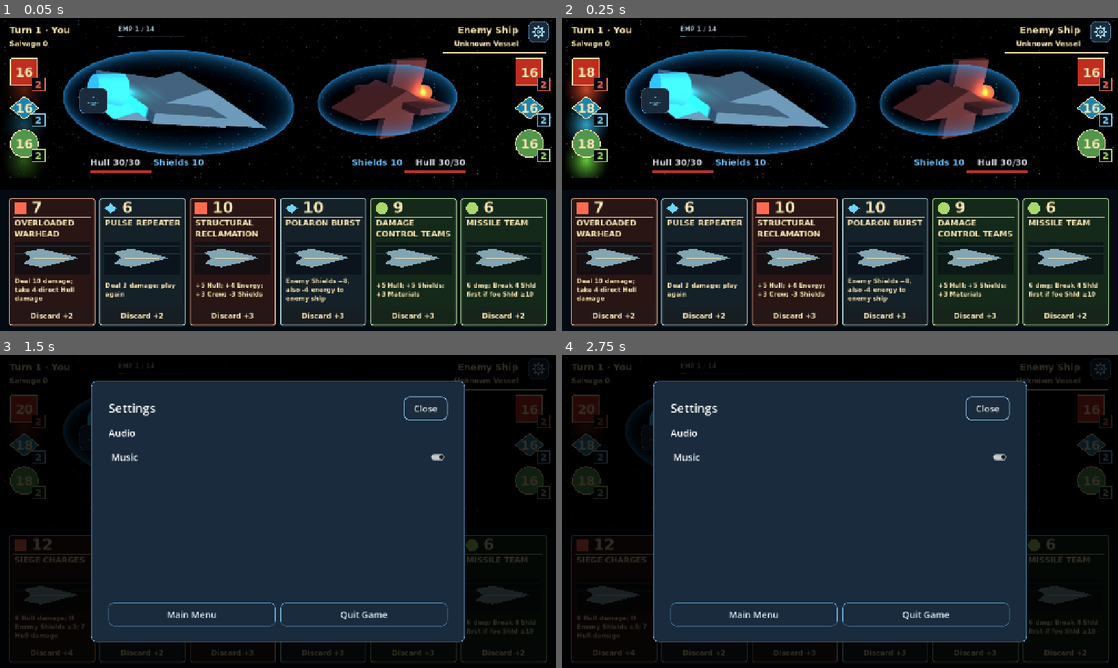
Above: before the commit, frames 1-4 (two rows, left to right).
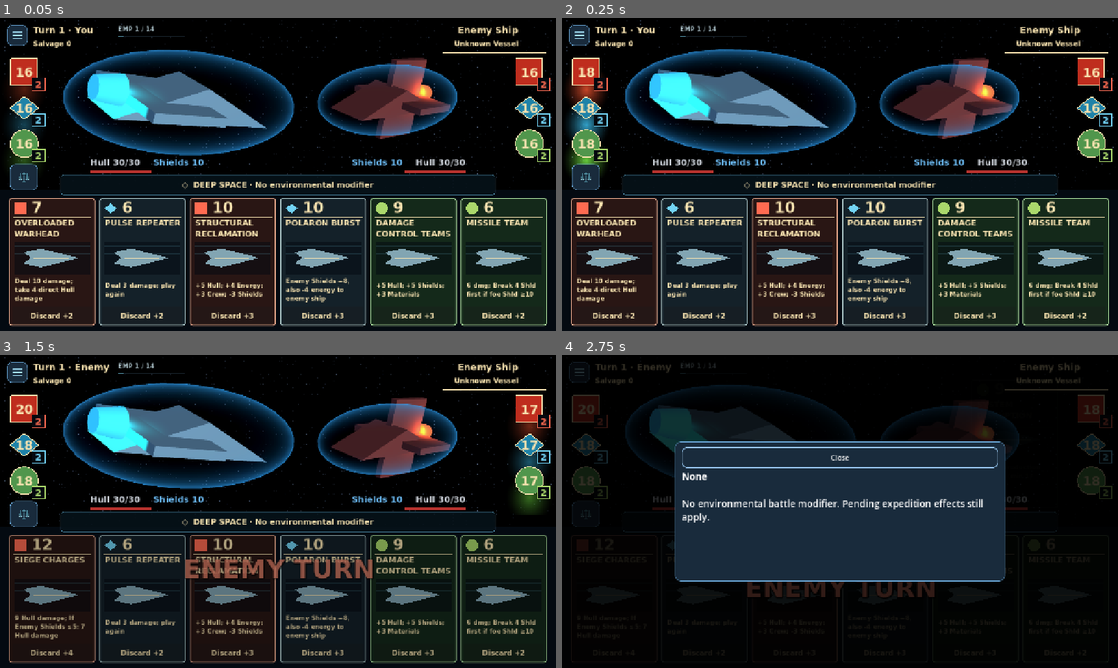
Above: after the commit, the same moments.

Repository: RPGMaster2000/arcospace
Game: Godot game, scene res://scenes/board_3d.tscn
Same seed, same stepped clock (60 frames per second), same inputs: the game is played once before the commit and once after it. This scene is started directly instead of the project's main scene. Sound files missing from this copy of the repository are replaced by a short silence.
Inputs (mouse positions are in pixels of both pictures, inside the frame that each line leads up to):
- Up to frame 1 (0.05 s): no input
- Up to frame 2 (0.25 s): no input
- Up to frame 3 (1.5 s): click "Discard +2" at 0.5 s; click (539, 367) at 1.27 s
- Up to frame 4 (2.75 s): click (840, 520) at 2 s, where only the run after the commit has a clickable "◇ DEEP SPACE · No environment…"

The runs differ from the first frame. In frame 1, 2.5% of the frame differs, in the area x 1-99%, y 1-57%; in frame 2, 2.5%; in frame 3, 62%, in the area x 0-100%, y 0-99%; in frame 4, 31%.

Commit message:
Refine battle HUD navigation, allocation placement and live modifier strip
Add a compact Battle Menu using existing Settings and icon information, relocate Power Allocation below resources, and display live modifier state above the unchanged six-card hand. Keep presentation in reusable UI components and cover responsive layout, touch navigation and existing combat integration.

Diff:
--- a/scenes/modifier_display.tscn
+++ b/scenes/modifier_display.tscn
@@ -1,6 +1,8 @@
 [gd_scene format=3 uid="uid://djljnnn4by8k0"]
 
 [ext_resource type="Script" uid="uid://c18qsjcgmq467" path="res://scripts/modifier_display.gd" id="1"]
+
+[ext_resource type="Script" path="res://scripts/ui/battle_modifier_panel.gd" id="PanelScript"]
 
 [node name="ModifierDisplay" type="Control" unique_id=1869701269]
 layout_mode = 3
@@ -12,7 +14,7 @@
 mouse_filter = 2
 script = ExtResource("1")
 
-[node name="Meter" type="Control" parent="." unique_id=19566026]
+[node name="Meter" type="Button" parent="." unique_id=19566026]
 layout_mode = 1
 anchors_preset = 5
 anchor_left = 0.5
@@ -24,12 +26,15 @@
 grow_horizontal = 2
 mouse_filter = 2
 
+script = ExtResource("PanelScript")
+
 [node name="Text" type="Label" parent="Meter" unique_id=506999003]
 layout_mode = 0
 offset_right = 680.0
 offset_bottom = 29.0
 theme_override_font_sizes/font_size = 19
 horizontal_alignment = 1
+vertical_alignment = 1
 
 [node name="Progress" type="ProgressBar" parent="Meter" unique_id=1661344888]
 visible = false
--- a/scripts/board.gd
+++ b/scripts/board.gd
@@ -180,16 +180,11 @@
 # Initialize ship stats and expedition overrides before dealing hands and starting turn income.
 func _ready() -> void:
 	get_node("/root/Music").play_battle()
-	settings_button = preload("res://scripts/ui/settings_button.gd").new()
+	settings_button = preload("res://scripts/ui/battle_menu.gd").new()
 	settings_button.z_index = 110  # Keep settings accessible above the result screen's shade.
 	add_child(settings_button)
 	settings_button.main_menu_requested.connect(_return_to_setup)
-	settings_button.set_anchors_and_offsets_preset(Control.PRESET_TOP_RIGHT)
-	settings_button.offset_left = -64
-	settings_button.offset_right = -16
-	settings_button.offset_top = 8
-	settings_button.offset_bottom = 56
-	# Reserve one gear-width beside the enemy heading; keep its text box width intact.
+	# Preserve the existing enemy heading placement after moving Settings access.
 	$ModeLabel.offset_left -= 64
 	$ModeLabel.offset_right -= 64
 	repair_preview = preload("res://scripts/ui/repair_preview.gd").new()
@@ -799,10 +794,7 @@
 func _fit_allocation_button() -> void:
 	if not is_instance_valid(allocation_button):
 		return
-	# 2D fallback uses the ship presentation center; 3D boards override this projection.
-	allocation_button.position = (
-		$PlayerShip.position + Vector2(-150, 0) - allocation_button.size * 0.5
-	)
+	preload("res://scripts/ui/battle_layout.gd").fit(self, settings_button, allocation_button)
 
 
 func _setup_allocation() -> void:
--- a/scripts/board_3d.gd
+++ b/scripts/board_3d.gd
@@ -152,34 +152,3 @@
 	$FTLPanel.position.x = clampf($FTLPanel.position.x, 16, size.x - $FTLPanel.size.x - 16)
 	_fit_jump_button()
 	_fit_allocation_button()
-
-
-## TUNE: Ship-relative offset as fractions of the battle presentation height, not engine coordinates.
-@export var allocation_presentation_offset: Vector2 = Vector2(-0.56, 0.02)
-
-
-func _fit_allocation_button() -> void:
-	if not is_instance_valid(allocation_button) or not battle_camera:
-		return
-	var area: Control = $BattleView
-	var viewport: SubViewport = $BattleView/Viewport
-	var player: Node3D = $BattleView/Viewport/Battlefield/PlayerShip
-	var center: Vector2 = (
-		area.position
-		+ (
-			battle_camera.unproject_position(player.global_position)
-			* area.size
-			/ Vector2(viewport.size)
-		)
-	)
-	var location: Vector2 = (
-		center + allocation_presentation_offset * area.size.y - allocation_button.size * 0.5
-	)
-	# Keep the resource column, top HUD, Hull/Shields and hand accessible.
-	location.x = clampf(location.x, 136, size.x - allocation_button.size.x - 16)
-	location.y = clampf(
-		location.y,
-		80,
-		minf($PlayerHullLabel.position.y - allocation_button.size.y - 12, size.y - 340)
-	)
-	allocation_button.position = location
--- a/scripts/modifier_display.gd
+++ b/scripts/modifier_display.gd
@@ -5,10 +5,12 @@
 var flash_tween: Tween
 
 
+func fit_panel(board_size: Vector2, safe_inset: float = 0, hand_top: float = 414) -> void:
+	$Meter.fit_panel(board_size, safe_inset, hand_top)
+
+
 func refresh(modifier: Node, round_number: int) -> void:
-	$Meter.visible = modifier.kind != 0
-	$Meter/Text.text = modifier.status_text(round_number)
-	$Meter/Progress.value = modifier.meter_value(round_number)
+	$Meter.refresh(modifier, round_number)
 
 
 func announce(message: String) -> void:
--- /dev/null
+++ b/scripts/ui/battle_layout.gd
@@ -0,0 +1,49 @@
+extends RefCounted
+# RESPONSIBILITY: Fit battle utility controls; never move ships, cards or combat status bars.
+const BUTTON_SIZE = Vector2(64, 48)
+
+
+static func safe_insets(view: Control) -> Vector4:
+	if not OS.has_feature("android") and not OS.has_feature("ios"):
+		return Vector4.ZERO
+	return scaled_insets(
+		DisplayServer.get_display_safe_area(), DisplayServer.window_get_size(), view.size
+	)
+
+
+static func scaled_insets(safe: Rect2i, window: Vector2i, logical: Vector2) -> Vector4:
+	if safe.size.x <= 0 or safe.size.y <= 0 or window.x <= 0 or window.y <= 0:
+		return Vector4.ZERO
+	var factor := logical / Vector2(window)
+	return Vector4(
+		maxi(0, safe.position.x) * factor.x,
+		maxi(0, safe.position.y) * factor.y,
+		maxi(0, window.x - safe.end.x) * factor.x,
+		maxi(0, window.y - safe.end.y) * factor.y
+	)
+
+
+static func fit(view: Control, menu: Button, allocation: Button) -> void:
+	var inset := safe_insets(view)
+	menu.position = Vector2(16 + inset.x, 16 + inset.y)
+	menu.size = Vector2(48, 48)
+	for path in ["TurnLabel", "SalvageLabel"]:
+		view.get_node(path).position.x = menu.position.x + menu.size.x + 12
+		view.get_node(path).position.y = (15 if path == "TurnLabel" else 50) + inset.y
+	for index in range(1, 4):
+		view.get_node("PlayerResource%d" % index).position.x = 23 + inset.x
+		view.get_node("PlayerResource%d" % index).position.y = 92 + (index - 1) * 82 + inset.y
+		view.get_node("EnemyResource%d" % index).position.x = view.size.x - 94 - inset.z
+	allocation.size = BUTTON_SIZE
+	var resources: Control = view.get_node("PlayerResource3")
+	allocation.position = Vector2(resources.position.x, resources.position.y + resources.size.y + 8)
+	# The optional 2D fallback has a visible action log in the newly occupied strip.
+	# Its 3D counterpart is already hidden; leave that presentation unchanged.
+	var action_log: Control = view.get_node("LastActionLabel")
+	if action_log.visible:
+		action_log.position = Vector2(140 + inset.x, 76 + inset.y)
+		action_log.size.x = view.size.x - 280 - inset.x - inset.z
+	var modifier: Control = view.get_node("ModifierDisplay")
+	modifier.fit_panel(
+		view.size, maxf(inset.x, inset.z), view.get_node(view.card_slots[0]).position.y
+	)
--- /dev/null
+++ b/scripts/ui/battle_menu.gd
@@ -0,0 +1,96 @@
+extends Button
+# RESPONSIBILITY: Battle utility navigation. Settings retains audio, pause and exit ownership.
+signal main_menu_requested
+const Style = preload("res://scripts/ui/encounter_presentation.gd")
+@export var menu_width: float = 300.0
+## TUNE: Open toward the viewscreen so the resource column stays readable.
+@export var popup_indent: float = 124.0
+var menu: CanvasLayer
+var popup: ColorRect
+var panel: PanelContainer
+var settings_option: Button
+var info_option: Button
+var close_button: Button
+var information: CanvasLayer
+
+
+func _ready() -> void:
+	name = "BattleMenu"
+	process_mode = Node.PROCESS_MODE_ALWAYS
+	custom_minimum_size = Vector2(48, 48)
+	tooltip_text = "Battle Menu"
+	Style.action(self)
+	menu = preload("res://scripts/ui/settings_menu.gd").new()
+	add_child(menu)
+	menu.main_menu_requested.connect(func(): main_menu_requested.emit())
+	information = preload("res://scripts/ui/info_overlay.gd").new()
+	add_child(information)
+	var navigation := CanvasLayer.new()
+	navigation.layer = 210
+	add_child(navigation)
+	popup = ColorRect.new()
+	popup.color = Color(0, 0, 0, 0.25)
+	popup.set_anchors_and_offsets_preset(Control.PRESET_FULL_RECT)
+	navigation.add_child(popup)
+	popup.gui_input.connect(
+		func(event):
+			if (
+				(
+					event is InputEventMouseButton
+					and event.button_index == MOUSE_BUTTON_LEFT
+					and event.pressed
+				)
+				or (event is InputEventScreenTouch and event.pressed)
+			):
+				dismiss()
+	)
+	panel = PanelContainer.new()
+	panel.mouse_filter = Control.MOUSE_FILTER_STOP
+	panel.add_theme_stylebox_override("panel", Style.style(Style.COLORS.special))
+	popup.add_child(panel)
+	var column := VBoxContainer.new()
+	column.add_theme_constant_override("separation", 8)
+	panel.add_child(column)
+	settings_option = _entry(column, "Settings", menu.present)
+	info_option = _entry(column, "Game Information", information.show_legend)
+	close_button = _entry(column, "Close", func(): pass)
+	pressed.connect(
+		func():
+			panel.position = global_position + Vector2(popup_indent, size.y + 8)
+			panel.size.x = menu_width
+			popup.show()
+			settings_option.grab_focus()
+	)
+	popup.hide()
+
+
+func dismiss() -> void:
+	popup.hide()
+	grab_focus()
+
+
+func _input(event: InputEvent) -> void:
+	if popup.visible and event.is_action_pressed("ui_cancel"):
+		dismiss()
+		get_viewport().set_input_as_handled()
+
+
+func _entry(column: VBoxContainer, caption: String, action: Callable) -> Button:
+	var button := Button.new()
+	button.text = caption
+	button.custom_minimum_size = Vector2(menu_width, 56)
+	button.add_theme_font_size_override("font_size", 21)
+	Style.action(button)
+	column.add_child(button)
+	button.pressed.connect(
+		func():
+			dismiss()
+			action.call()
+	)
+	return button
+
+
+func _draw() -> void:
+	var center := size * 0.5
+	for y in [-7, 0, 7]:
+		draw_line(center + Vector2(-10, y), center + Vector2(10, y), Color("a9e7ff"), 3, true)
--- /dev/null
+++ b/scripts/ui/battle_modifier_panel.gd
@@ -0,0 +1,90 @@
+extends Button
+# RESPONSIBILITY: Present live modifier facts and the existing full rules. No timer or combat state.
+## TUNE: Compact two-line strip above the hand, with the existing HUD font scale.
+@export var panel_max_width: float = 1000.0
+@export var panel_height: float = 48.0
+@export var panel_font_size: int = 18
+@export var panel_side_padding: float = 140.0
+var details: CanvasLayer
+var current_rules: String = ""
+
+
+func _ready() -> void:
+	self.mouse_filter = Control.MOUSE_FILTER_STOP
+	$Text.mouse_filter = Control.MOUSE_FILTER_IGNORE
+	$Text.autowrap_mode = TextServer.AUTOWRAP_WORD_SMART
+	$Text.add_theme_font_size_override("font_size", panel_font_size)
+	var background := StyleBoxFlat.new()
+	background.bg_color = Color(0.025, 0.07, 0.10, 0.88)
+	background.border_color = Color(0.35, 0.62, 0.75, 0.55)
+	background.set_border_width_all(1)
+	background.set_corner_radius_all(6)
+	for state in ["normal", "hover", "pressed", "focus"]:
+		self.add_theme_stylebox_override(state, background)
+	self.pressed.connect(show_details)
+	details = preload("res://scripts/ui/info_overlay.gd").new()
+	add_child(details)
+
+
+func fit_panel(board_size: Vector2, safe_inset: float = 0, hand_top: float = 414) -> void:
+	var width: float = minf(panel_max_width, board_size.x - 2 * (panel_side_padding + safe_inset))
+	self.set_anchors_preset(Control.PRESET_TOP_LEFT)
+	self.position = Vector2((board_size.x - width) * 0.5, hand_top - panel_height - 6)
+	self.size = Vector2(width, panel_height)
+	$Text.position = Vector2(10, 2)
+	$Text.size = Vector2(width - 20, panel_height - 4)
+
+
+func refresh(modifier: Node, round_number: int) -> void:
+	self.visible = true
+	$Text.text = compact_status(modifier, round_number)
+	self.tooltip_text = "Battle modifier · Tap for full rules"
+	current_rules = (
+		"[b]%s[/b]\n\n%s" % [modifier.NAMES[modifier.kind], modifier.description(modifier.kind)]
+	)
+	$Progress.value = modifier.meter_value(round_number)
+
+
+static func compact_status(modifier: Node, round_number: int) -> String:
+	var name: String = modifier.NAMES[modifier.kind].to_upper()
+	var remaining: int = maxi(0, modifier.ends_round - round_number)
+	var wait_rounds: int = maxi(0, modifier.next_round - round_number)
+	match modifier.kind:
+		0:
+			return "◇  DEEP SPACE · No environmental modifier"
+		1:
+			return "◆  %s · Asteroid impact in %d rounds" % [name, wait_rounds]
+		2:
+			return (
+				(
+					"ϟ  %s · Energy effects %s · %d rounds left"
+					% [name, "doubled" if modifier.ion_factor == 2.0 else "halved", remaining]
+				)
+				if modifier.active
+				else "ϟ  %s · Next storm in %d rounds" % [name, wait_rounds]
+			)
+		3:
+			return (
+				("☀  %s · Shields disabled · %d rounds left" % [name, remaining])
+				if modifier.active
+				else "☀  %s · Shields online · Flare in %d rounds" % [name, wait_rounds]
+			)
+		4:
+			return "◇  %s · Targeting accuracy: %d%%" % [name, 100 - modifier.miss_rate]
+		5:
+			return (
+				"◈  %s · Uncommon card chance %s"
+				% [
+					name,
+					(
+						"doubled"
+						if modifier.TEMPORAL_DROP_MULTIPLIER == 2.0
+						else "multiplied by %.0f" % modifier.TEMPORAL_DROP_MULTIPLIER
+					)
+				]
+			)
+	return ""
+
+
+func show_details() -> void:
+	details.show_text(current_rules)
--- a/scripts/ui/power_allocation_popup.gd
+++ b/scripts/ui/power_allocation_popup.gd
@@ -34,6 +34,7 @@
 	)
 	var center = CenterContainer.new()
 	center.set_anchors_and_offsets_preset(Control.PRESET_FULL_RECT)
+	center.offset_bottom = -320
 	center.mouse_filter = Control.MOUSE_FILTER_IGNORE
 	shade.add_child(center)
 	panel = PanelContainer.new()
@@ -49,7 +50,7 @@
 	title.add_theme_font_size_override("font_size", 26)
 	column.add_child(title)
 	var grid = GridContainer.new()
-	grid.columns = 2
+	grid.columns = 4
 	grid.add_theme_constant_override("h_separation", 12)
 	grid.add_theme_constant_override("v_separation", 12)
 	column.add_child(grid)
--- a/tests/battle_hud_test.gd
+++ b/tests/battle_hud_test.gd
@@ -40,6 +40,13 @@
 			root.size = dimensions
 			await process_frame
 			board._fit_board_lines()
+			if scene == "board":
+				check(
+					not board.get_node("LastActionLabel").get_global_rect().intersects(
+						board.get_node("ModifierDisplay/Meter").get_global_rect()
+					),
+					"2D fallback action log clears modifier strip"
+				)
 			var first: Control = board.get_node(board.card_slots[0])
 			var last: Control = board.get_node(board.card_slots[-1])
 			check(
--- /dev/null
+++ b/tests/battle_layout_test.gd
@@ -0,0 +1,217 @@
+extends SceneTree
+# Integration contract: navigation, authoritative modifier facts and unobstructed battle geometry.
+var failures: int = 0
+var checks: int = 0
+
+
+func _initialize() -> void:
+	call_deferred("run")
+
+
+func check(ok: bool, message: String) -> void:
+	checks += 1
+	if not ok:
+		failures += 1
+		push_error(message)
+
+
+func settle() -> void:
+	for frame in range(6):
+		await process_frame
+
+
+func activate(control: Control, touch: bool = false) -> void:
+	for pressed in [true, false]:
+		var event: InputEvent
+		if touch:
+			event = InputEventScreenTouch.new()
+		else:
+			event = InputEventMouseButton.new()
+			event.button_index = MOUSE_BUTTON_LEFT
+		event.position = control.get_global_rect().get_center()
+		event.pressed = pressed
+		root.push_input(event, true)
+		await process_frame
+	await settle()
+
+
+func capture(caption: String) -> void:
+	if DisplayServer.get_name() == "headless":
+		return
+	await RenderingServer.frame_post_draw
+	DirAccess.make_dir_recursive_absolute("res://.godot/testlogs")
+	root.get_texture().get_image().save_png(
+		"res://.godot/testlogs/battle-layout-" + caption + ".png"
+	)
+
+
+func run() -> void:
+	var insets: Vector4 = preload("res://scripts/ui/battle_layout.gd").scaled_insets(
+		Rect2i(90, 20, 2160, 1040), Vector2i(2340, 1080), Vector2(1560, 720)
+	)
+	check(
+		insets.is_equal_approx(Vector4(60, 40.0 / 3.0, 60, 40.0 / 3.0)),
+		"Android cutout insets convert to logical HUD coordinates"
+	)
+	for dimensions in [Vector2i(1280, 720), Vector2i(1560, 720), Vector2i(1680, 720)]:
+		root.size = dimensions
+		var board = load("res://scenes/board_3d.tscn").instantiate()
+		root.add_child(board)
+		board.enemy_timer.stop()
+		await settle()
+		board._fit_board_lines()
+		await settle()
+		var menu = board.settings_button
+		var panel: Control = board.get_node("ModifierDisplay/Meter")
+		var hand: Control = board.get_node(board.card_slots[0])
+		var crew: Control = board.get_node("PlayerResource3")
+		check(
+			menu.get_global_rect().end.x < board.get_node("TurnLabel").position.x,
+			"Menu sits to left of player information"
+		)
+		check(
+			board.allocation_button.position.y >= crew.position.y + crew.size.y,
+			"Allocation sits below Crew"
+		)
+		check(board.allocation_button.size.y >= 48 and menu.size.y >= 48, "Touch-friendly access")
+		check(panel.get_global_rect().end.y < hand.position.y, "Modifier clears card hand")
+		for path in [
+			"PlayerHullBar",
+			"EnemyHullBar",
+			"PlayerHullLabel",
+			"EnemyHullLabel",
+			"PlayerShieldsLabel",
+			"EnemyShieldsLabel"
+		]:
+			check(
+				not panel.get_global_rect().intersects(board.get_node(path).get_global_rect()),
+				"Modifier clears " + path
+			)
+		var poses: Array = []
+		for path in board.card_slots:
+			var card: Control = board.get_node(path)
+			poses.append([card.position, card.size, card.scale])
+			check(
+				card.size == Vector2(198, 294) and card.scale == Vector2.ONE,
+				"Six original readable cards"
+			)
+		await activate(menu, dimensions.x == 1560)
+		check(menu.popup.visible, "Battle Menu opens")
+		for index in range(1, 4):
+			check(
+				not menu.panel.get_global_rect().intersects(
+					board.get_node("PlayerResource%d" % index).get_global_rect()
+				),
+				"Open navigation clears resources"
+			)
+		await capture("menu-%d" % dimensions.x)
+		await activate(menu.close_button)
+		check(not menu.popup.visible, "Close dismisses Battle Menu")
+		await activate(menu)
+		await activate(menu.settings_option)
+		check(
+			not menu.popup.visible and menu.menu.shade.visible and paused,
+			"Settings option closes navigation and opens existing settings"
+		)
+		menu.menu.dismiss()
+		check(not paused, "Settings releases its pause")
+		await activate(menu)
+		await activate(menu.info_option)
+		check(
+			not menu.popup.visible and menu.information.shade.visible,
+			"Existing legend opens from Game Information"
+		)
+		menu.information.dismiss()
+		await activate(menu)
+		for pressed in [true, false]:
+			var outside := InputEventMouseButton.new()
+			outside.button_index = MOUSE_BUTTON_LEFT
+			outside.position = Vector2(board.size.x - 12, 200)
+			outside.pressed = pressed
+			root.push_input(outside, true)
+			await process_frame
+		await settle()
+		check(not menu.popup.visible, "Outside tap dismisses navigation")
+		await activate(board.allocation_button, true)
+		check(board.allocation_popup.shade.visible, "Relocated allocation opens")
+		check(
+			board.allocation_popup.panel.get_global_rect().end.y < hand.position.y,
+			"Allocation choices clear cards"
+		)
+		await capture("allocation-%d" % dimensions.x)
+		await activate(board.allocation_popup.choices[1], true)
+		check(
+			board.hand.allocation_mode == "offense" and not board.allocation_popup.shade.visible,
+			"Existing allocation selection works"
+		)
+		var display = board.get_node("ModifierDisplay")
+		for kind in range(6):
+			board.modifier.configure(kind)
+			board.modifier.next_round = 7
+			board.modifier.ends_round = 8
+			board.modifier.miss_rate = 30
+			var rng_state: int = board.modifier.rng.state
+			var before: Dictionary = board._both_states()
+			display.refresh(board.modifier, 4)
+			var text: String = display.get_node("Meter/Text").text
+			if kind in [1, 2, 3]:
+				check(text.contains("3 rounds"), "Inactive countdown reads actual state")
+				display.refresh(board.modifier, 5)
+				check(
+					display.get_node("Meter/Text").text.contains("2 rounds"),
+					"Countdown advances with round"
+				)
+			else:
+				check(not text.contains("rounds"), "Permanent modifier has no countdown")
+			if kind == 4:
+				check(text.contains("Targeting accuracy: 70%"), "Nebula displays hit probability")
+			if kind == 5:
+				check(
+					text.contains("Uncommon card chance doubled"),
+					"Rift displays actual draw multiplier"
+				)
+			if kind in [2, 3]:
+				board.modifier.active = true
+				board.modifier.ion_factor = 2.0
+				display.refresh(board.modifier, 6)
+				check(
+					display.get_node("Meter/Text").text.contains("2 rounds left"),
+					"Active duration reads actual state"
+				)
+				check(
+					display.get_node("Meter/Text").text.contains(
+						"doubled" if kind == 2 else "Shields disabled"
+					),
+					"Active effect is explicit"
+				)
+				if kind == 2:
+					board.modifier.ion_factor = 0.5
+					display.refresh(board.modifier, 6)
+					check(
+						display.get_node("Meter/Text").text.contains("halved"),
+						"Ion HUD follows announced half multiplier"
+					)
+			await activate(panel, true)
+			check(
+				(
+					panel.details.shade.visible
+					and panel.details.body.text.contains(board.modifier.description(kind))
+				),
+				"Expanded modifier shows original full rules"
+			)
+			panel.details.dismiss()
+			check(
+				board._both_states() == before and board.modifier.rng.state == rng_state,
+				"HUD cannot change combat state or random sequence"
+			)
+			await capture("%d-modifier-%d" % [dimensions.x, kind])
+		for index in range(6):
+			var card: Control = board.get_node(board.card_slots[index])
+			check(
+				[card.position, card.size, card.scale] == poses[index],
+				"Utility panels preserve hand geometry"
+			)
+		board.free()
+		await process_frame
+	print("Battle layout: %d checks, %d failures" % [checks, failures])
+	quit(1 if failures else 0)
--- a/tests/power_allocation_test.gd
+++ b/tests/power_allocation_test.gd
@@ -220,12 +220,9 @@
 				poses.append([card.position,card.size,card.scale])
 				var expected_scale: float = minf(1.0, (board.size.x - 82) / (198 * 6))
 				check(card.size == Vector2(198,294) and card.scale.is_equal_approx(Vector2.ONE * expected_scale), "Existing card dimensions/scaling preserved")
-			var area: Control = board.get_node("BattleView")
-			var viewport: SubViewport = board.get_node("BattleView/Viewport")
-			var player: Node3D = viewport.get_node("Battlefield/PlayerShip")
-			var ship_center: Vector2 = area.position + board.battle_camera.unproject_position(player.global_position) * area.size / Vector2(viewport.size)
 			var allocation_rect: Rect2 = board.allocation_button.get_global_rect()
-			check(root.get_visible_rect().encloses(allocation_rect) and allocation_rect.get_center().x < ship_center.x and allocation_rect.get_center().distance_to(ship_center) < area.size.y, "Allocation remains accessible beside player ship at every aspect")
+			var crew_rect: Rect2 = board.get_node("PlayerResource3").get_global_rect()
+			check(root.get_visible_rect().encloses(allocation_rect) and allocation_rect.position.y >= crew_rect.end.y and is_equal_approx(allocation_rect.position.x, crew_rect.position.x), "Allocation stays accessible below the resource column at every aspect")
 			check(not allocation_rect.intersects(board.player_hull_label.get_global_rect()) and not allocation_rect.intersects(board.player_shields_label.get_global_rect()), "Allocation avoids essential ship information")
 			for index in range(MODES.size()):
 				await activate(board.allocation_button, index % 2 == 1)
--- a/tests/settings_menu_test.gd
+++ b/tests/settings_menu_test.gd
@@ -119,11 +119,12 @@
 		check(not gear.intersects(board.get_node("ModifierDisplay/Meter").get_global_rect()), "Gear clears hazard countdown")
 		await capture("battle-%d" % dimensions.x)
 		await activate(board.settings_button, dimensions.x == 960)
+		await activate(board.settings_button.settings_option, dimensions.x == 960)
 		check(paused and board.settings_button.menu.shade.visible, "Battle gear is clickable")
 		await capture("battle-open-%d" % dimensions.x)
 		board.settings_button.menu.dismiss()
 	board.enemy_timer.start(1.0)
-	board.settings_button.pressed.emit()
+	board.settings_button.menu.present()
 	var remaining: float = board.enemy_timer.time_left
 	var turn: int = board.turn_number
 	await create_timer(0.15).timeout
@@ -136,6 +137,7 @@
 	await settle()
 	check(not board.get_node("MatchResult/Panel/Configure").visible, "Victory removes ship-selection button")
 	await activate(board.settings_button)
+	await activate(board.settings_button.settings_option)
 	check(paused and board.settings_button.menu.shade.visible, "Settings remains reachable over the victory shade")
 	await activate(board.settings_button.menu.main_menu_button)
 	check(not paused and current_scene.scene_file_path.ends_with("battle_setup.tscn"), "Battle Main Menu returns to ship selection and unpauses")
Not shown, added: scripts/ui/battle_layout.gd.uid
Not shown, added: scripts/ui/battle_menu.gd.uid
Not shown, added: scripts/ui/battle_modifier_panel.gd.uid
Not shown, added: tests/battle_layout_test.gd.uid
Not shown, changed: .github/workflows/tests.yml
Not shown, added: docs/battle_hud_layout.md
